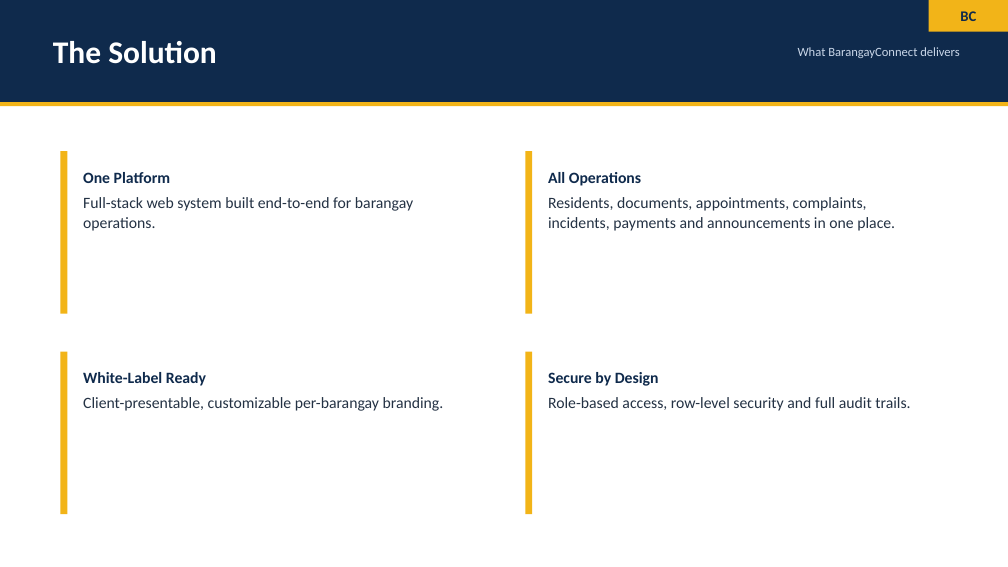
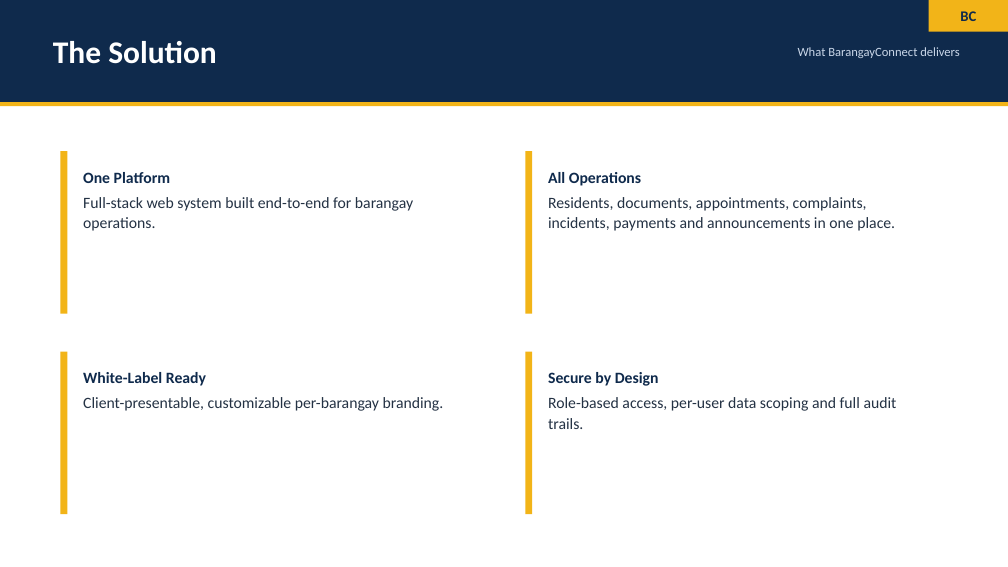
Before and after one commit to FENRIR315/BarangayConnect-system-roadmap-planning, a slide deck: slide 3 of BarangayConnect_Presentation.pptx. Drawn at 1008x567 pixels with LibreOffice and Linux fonts; fonts in the diff are those of the drawing. Boxes give left, top, right and bottom in pixels: in the first picture for what was removed or moved away, otherwise in the second. Text is boxed around its words. In the diff, an @@ line names an element or a change of style, - is before the commit and + after.

```diff
--- a/BarangayConnect_Presentation.pptx
+++ b/BarangayConnect_Presentation.pptx
@@ text at (548,397,897,429): text changed @@
-Role-based access, row-level security and full audit trails.
+Role-based access, per-user data scoping and full audit trails.
```
Also in this commit, not shown: 4 other slides changed, 2 slides added, 19 other files.
